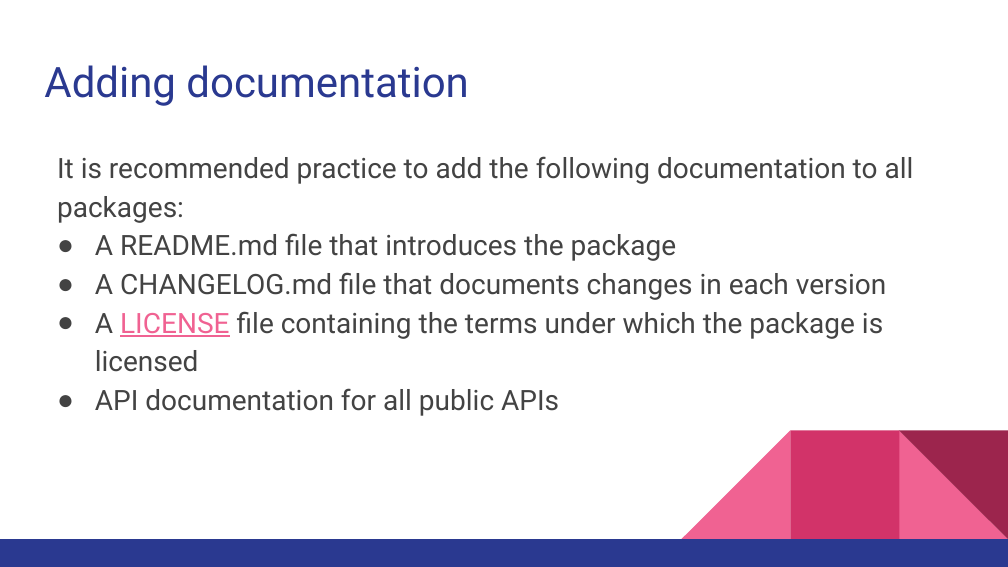
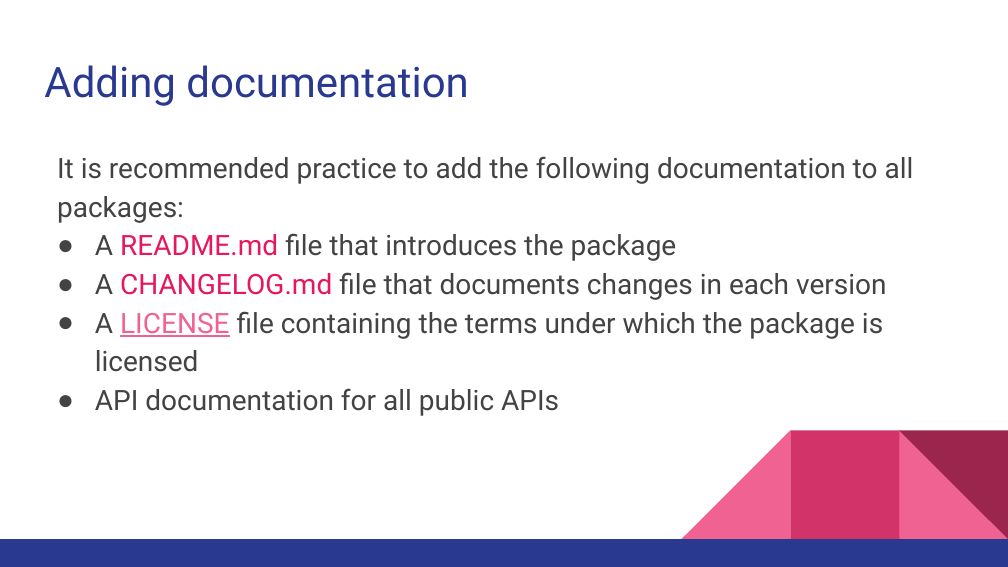
Before and after one commit to walkman617/Flutter2, a slide deck: slide 34 of Lecture/C06 Packages_Plugins.pptx. Drawn at 1008x567 pixels with LibreOffice and Linux fonts; fonts in the diff are those of the drawing. Boxes give left, top, right and bottom in pixels: in the first picture for what was removed or moved away, otherwise in the second. Text is boxed around its words. In the diff, an @@ line names an element or a change of style, - is before the commit and + after.

```diff
--- a/Lecture/C06 Packages_Plugins.pptx
+++ b/Lecture/C06 Packages_Plugins.pptx
@@ text at [95, 233, 886, 300]: text colour #434343 to #E7165D in "README.md", "CHANGELOG.md" @@
```
Also in this commit, not shown: 2 other slides changed.
